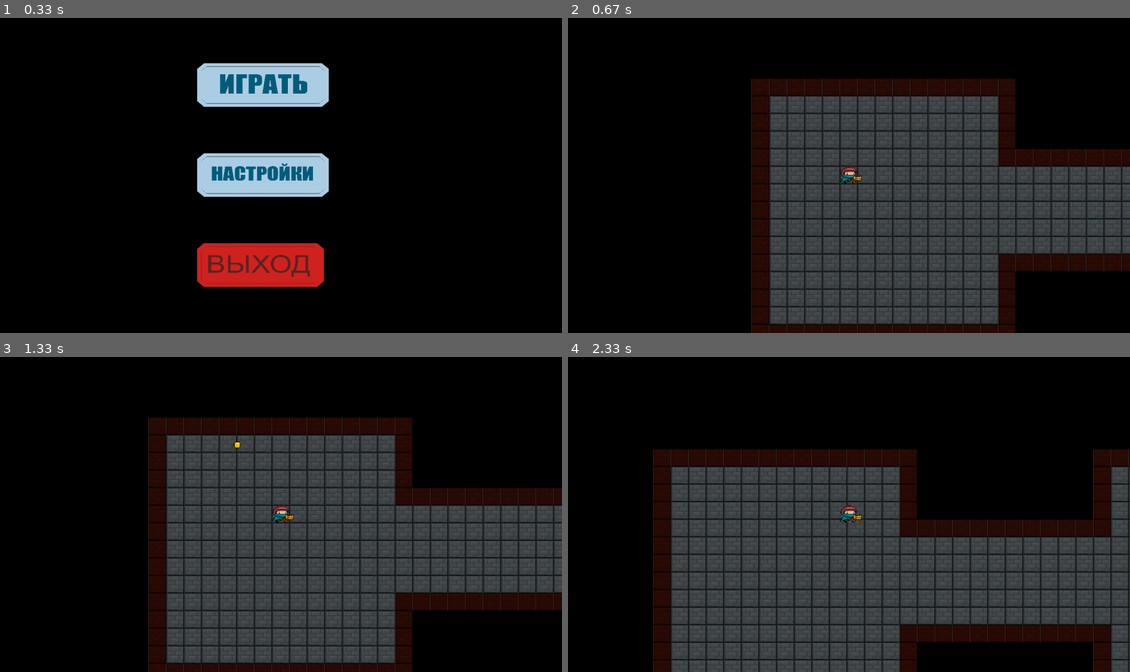
Above: before the commit, frames 1-4 (two rows, left to right).
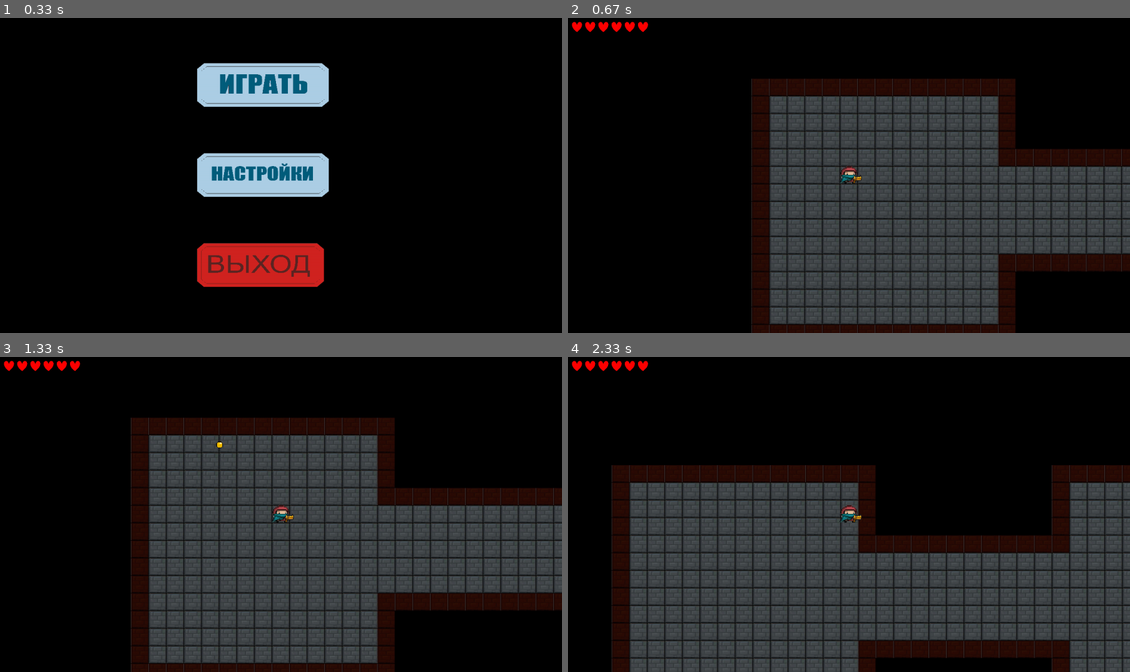
Above: after the commit, the same moments.

Repository: AmirHai/PyGameProject
Game: pygame game, started from classes/main.py
The game is run twice, just before and just after one commit, with the same random seed, the same clock (stepped at 60 frames per second) and the same inputs.
Inputs (mouse positions are in pixels of both pictures, inside the frame that each line leads up to):
- Up to frame 1 (0.33 s): no input
- Up to frame 2 (0.67 s): press the mouse at (832, 84) at 0.37 s; move the mouse to (753, 166) at 0.47 s; release the mouse at (674, 247) at 0.6 s
- Up to frame 3 (1.33 s): press the mouse at (264, 423) at 0.7 s; move the mouse to (376, 523) at 0.8 s; release the mouse at (488, 624) at 0.93 s; hold D from 1 s (still down); move the mouse to (342, 542) at 1.03 s
- Up to frame 4 (2.33 s): release D at 1.47 s; hold W 1.5-1.8 s; hold D 1.83-2.3 s

Frame 1 is identical in both runs. In frame 2, 0.3% of the frame differs, in the area x 0-15%, y 1-5%; in frame 3, 7.4%; in frame 4, 31%, in the area x 0-100%, y 1-100%.

Commit message:
добавил количество здоровья на экран, сделал экран после победы или смерти, сделал кулдаун после удара и стоппинг моба после попадания. (и да, я добавил небольшую пасхалку в экран после проигрыша))))))

Diff:
--- a/classes/AllConstants.py
+++ b/classes/AllConstants.py
@@ -14,3 +14,4 @@
 PIXELSIZE = 40
 CON = sqlite3.connect('game_info.sqlite')
 CUR = CON.cursor()
+MONSTERVISION = 13
--- a/classes/GameMap.py
+++ b/classes/GameMap.py
@@ -61,7 +61,7 @@
         self.playerGroup = pygame.sprite.Group()
         self.MapHandler(level)
         Player('hero', self.playerGroup)
-        self.PlayerLife = 10
+        self.PlayerLife = 6
 
     def MapHandler(self, level):
         self.board = load_map(f'{str(level)}levelMap')
--- a/classes/GameProcess.py
+++ b/classes/GameProcess.py
@@ -2,10 +2,14 @@
 import random
 
 from GameMap import *
+from serviceFunctions import load_image
 from Bullet import Bullet
 from Monster import *
 from menu import menu_init
 from random import randrange
+from endgame_Event import *
+
+HEARTIMAGE = load_image('heart.png')
 
 
 def gameInit(level):
@@ -20,19 +24,25 @@
     weapon = Weapon(weapons_sprites, weapons[0])
     running_time = 0
 
-    running = True
+    cooldawn = 0
+    monsterStopped = []
+
+    gameRunning = True
     new_level = False
 
     Monsters_sprites = pygame.sprite.Group()
 
+    # создание монстров
     for i in range(10):
         MonsterPos = random.choice(gmap.emptyKoordinates)
         Monster('swordsman', MonsterPos, gmap.MainHeroPosition, Monsters_sprites, level)
+        monsterStopped.append(0)
 
-    while running:
+    while gameRunning:
         for event in pygame.event.get():
             if event.type == pygame.QUIT:
                 terminate()
+            # проверка движения перонажа
             if event.type == pygame.KEYDOWN:
                 for i, key in enumerate(buttons):
                     if event.key == key:
@@ -41,13 +51,16 @@
                 for i, key in enumerate(buttons):
                     if event.key == key:
                         allkeys[i] = False
+            # покупка оружия
             if event.type == pygame.KEYDOWN and event.key == pygame.K_ESCAPE:
                 bought_item = menu_init()
                 if bought_item:
                     weapons[1] = bought_item
+            # смена оружия
             if event.type == pygame.KEYDOWN and event.key == pygame.K_r:
                 if weapons[1]:
                     weapons[0], weapons[1] = weapons[1], weapons[0]
+        # стрельба
         if pygame.mouse.get_pressed()[0]:
             if running_time >= CUR.execute("""SELECT * FROM weapon_info WHERE name = ?""",
                                            (weapons[0],)).fetchall()[0][5]:
@@ -59,12 +72,14 @@
                         bullet = Bullet(bullets_sprites, (pos[0] + randrange(-25, 25),
                                                           pos[1] + randrange(-25, 25)), weapons[0])
                 running_time = 0
+
         PlayerSpeed = [0.0, 0.0]
         camera.update(0, 0)
 
+        # обработка передвижения персонажа
         for i, bol in enumerate(allkeys):
             if bol:
-                PlayerSpeed[i // 2 - 1] += 0.1 * (-1) ** (i % 2)
+                PlayerSpeed[i // 2 - 1] += 0.15 * (-1) ** (i % 2)
         PlayerSpeed = gmap.WallHelper(PlayerSpeed)
 
         gmap.MainHeroPosition = [round(gmap.MainHeroPosition[0] - PlayerSpeed[0], 2),
@@ -72,39 +87,53 @@
 
         camera.update(round(PlayerSpeed[0] * 40), round(PlayerSpeed[1] * 40))
 
-        for i in Monsters_sprites:
-            i.moveToPlayer(gmap.MainHeroPosition)
-            i.WallHelper(gmap.WallKoordinates)
-            i.update()
+        # обработка движения мобов
+        for i, obj in enumerate(Monsters_sprites):
+            if monsterStopped[i] == 0:
+                obj.moveToPlayer(gmap.MainHeroPosition)
+                obj.WallHelper(gmap.WallKoordinates)
+                obj.update()
+            elif monsterStopped[i] == 60:
+                monsterStopped[i] = 0
 
+        # обработка соприкосновений пуль со стеной и мобами
         for i in bullets_sprites:
             i.update()
             for j in gmap.allWalls:
                 if pygame.sprite.collide_mask(i, j):
                     i.remove(bullets_sprites)
                     continue
-            for j in Monsters_sprites:
-                if pygame.sprite.collide_mask(i, j):
-                    if j.life == 1:
+            for j, obj in enumerate(Monsters_sprites):
+                if pygame.sprite.collide_mask(i, obj):
+                    if obj.life == 1:
                         i.remove(bullets_sprites)
-                        j.remove(Monsters_sprites)
+                        obj.remove(Monsters_sprites)
+                        monsterStopped.pop(j)
                     else:
                         i.remove(bullets_sprites)
-                        j.life -= 1
+                        obj.life -= 1
+                        monsterStopped[j] = 1
 
+        # обработка прикосновения монстра с игроком
         for i in gmap.playerGroup:
             for j in Monsters_sprites:
                 if pygame.sprite.collide_mask(i, j):
-                    gmap.PlayerLife -= 1
+                    if cooldawn > FPS // 2:
+                        gmap.PlayerLife -= 1
+                        cooldawn = 0
 
+        # проверка на проигрыш или выйгрыш
         if len(Monsters_sprites) == 0:
-            running = False
+            gameRunning = False
             new_level = True
         elif gmap.PlayerLife == 0:
-            running = False
+            gameRunning = False
             new_level = False
 
         running_time += 1
+        cooldawn += 1
+
+        # обработка камеры и отрисовка поля
         camera.apply(gmap.allWalls)
         camera.apply(gmap.allEmpty)
         camera.apply(Monsters_sprites)
@@ -114,10 +143,24 @@
         weapons_sprites.draw(SCREEN)
         bullets_sprites.draw(SCREEN)
         Monsters_sprites.draw(SCREEN)
+
+        # увеличение показателя кулдауна моба
+        for i in range(len(monsterStopped)):
+            if monsterStopped[i] > 0:
+                monsterStopped[i] += 1
+
+        # отрисовка полоски здоровья
+        for i in range(gmap.PlayerLife):
+            heart = pygame.transform.scale(HEARTIMAGE, [25, 25])
+            SCREEN.blit(heart, [10 + i * 30, 10])
+
         pygame.display.flip()
         CLOCK.tick(FPS)
 
+    # проверка на проигрыш или выйгрыш
     if new_level:
+        endgameWin()
         return level + 1
     else:
+        endgameLose()
         return level
--- a/classes/Monster.py
+++ b/classes/Monster.py
@@ -28,7 +28,7 @@
         self.life = life
 
     def moveToPlayer(self, PlayerPosition):
-        if abs(PlayerPosition[0] - self.position[0]) < 10 and abs(PlayerPosition[1] - self.position[1]) < 10:
+        if abs(PlayerPosition[0] - self.position[0]) < MONSTERVISION and abs(PlayerPosition[1] - self.position[1]) < MONSTERVISION:
             self.speed = [IntoSpeed(PlayerPosition[0] - self.position[0]),
                           IntoSpeed(PlayerPosition[1] - self.position[1])]
         else:
--- /dev/null
+++ b/classes/endgame_Event.py
@@ -0,0 +1,46 @@
+import pygame
+from time import sleep
+from AllConstants import *
+
+
+# извините за копипаст, просто программа не правильно работала при выдаче текста из другого класса
+def endgameWin():
+    running = True
+    textColor = (0, 0, 0)
+    while running:
+        SCREEN.fill((0, 0, 0))
+        textColor = (textColor[0] + 1, textColor[1] + 1, textColor[2] + 1)
+        font = pygame.font.Font(None, 60)
+        text = font.render('You Win!!!', True, textColor)
+        text_x = WIDTH // 2 - text.get_width() // 2
+        text_y = HEIGHT // 2 - text.get_height() // 2
+        SCREEN.blit(text, [text_x, text_y])
+        if textColor[1] == 255:
+            running = False
+        pygame.display.flip()
+        CLOCK.tick(FPS)
+
+
+def endgameLose():
+    running = True
+    RedColor = 0
+    while running:
+        SCREEN.fill((0, 0, 0))
+        font = pygame.font.Font(None, 60)
+        if RedColor <= 100:
+            text = font.render('You Died', False, (RedColor, 0, 0))
+        else:
+            text = font.render('You Died', False, (100, 0, 0))
+        text_x = WIDTH // 2 - text.get_width() // 2
+        text_y = HEIGHT // 2 - text.get_height() // 2
+        SCREEN.blit(text, [text_x, text_y])
+
+        fontForMeme = pygame.font.Font(None, 20)
+        meme = fontForMeme.render('да, это отсылка к Dark Souls)))', False, (75, 75, 75))
+        SCREEN.blit(meme, [10, 10])
+
+        if RedColor == 255:
+            running = False
+        RedColor += 1
+        pygame.display.flip()
+        CLOCK.tick(FPS)
Binary file added: classes/data/SkeletonGif/скелет-аним1.png
Binary file added: classes/data/SkeletonGif/скелет-аним2.png
Binary file added: classes/data/SkeletonGif/скелет-аним3.png
Binary file added: classes/data/characterGif/перс-аним1.png
Binary file added: classes/data/characterGif/перс-аним2.png
Binary file added: classes/data/characterGif/перс-аним3.png
Binary file added: classes/data/heart.png
